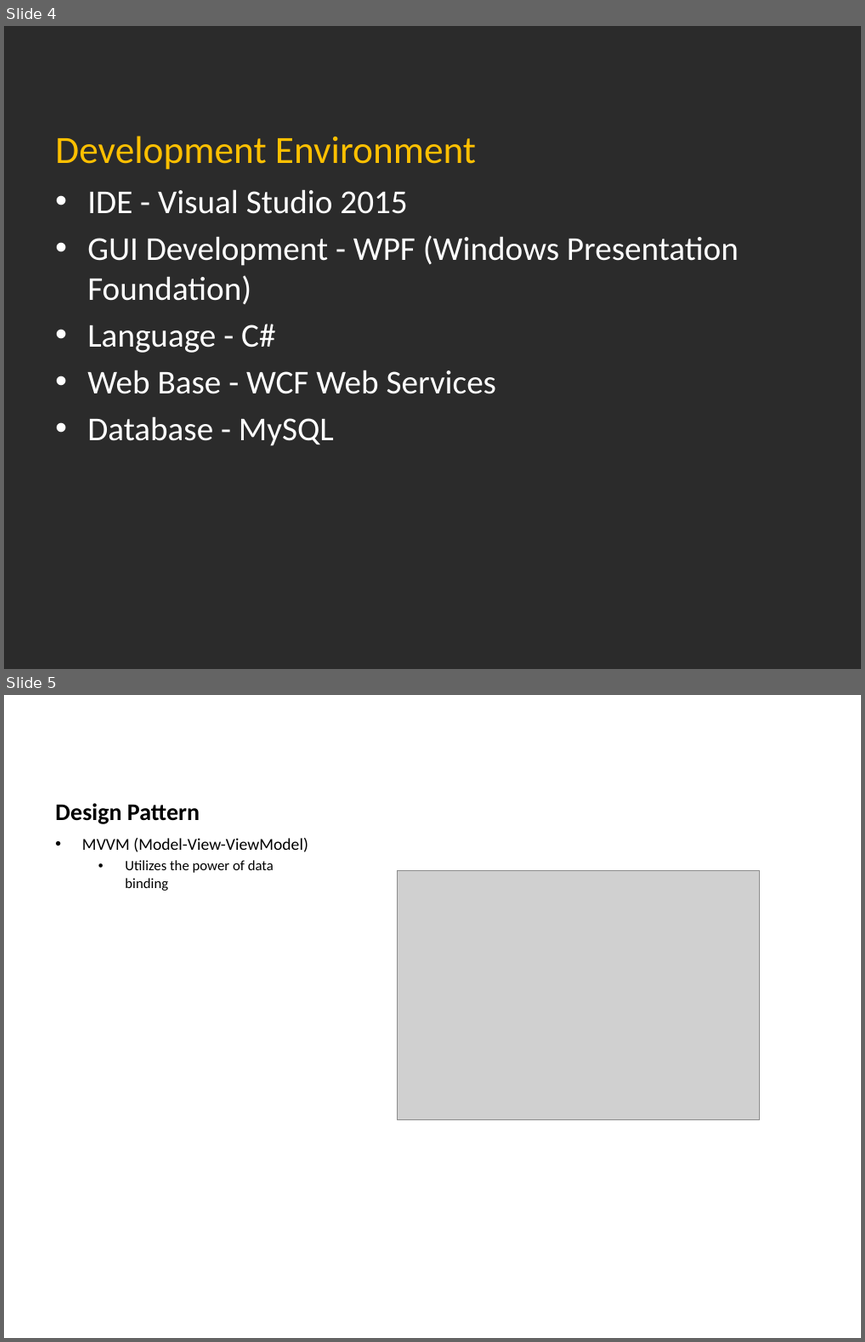
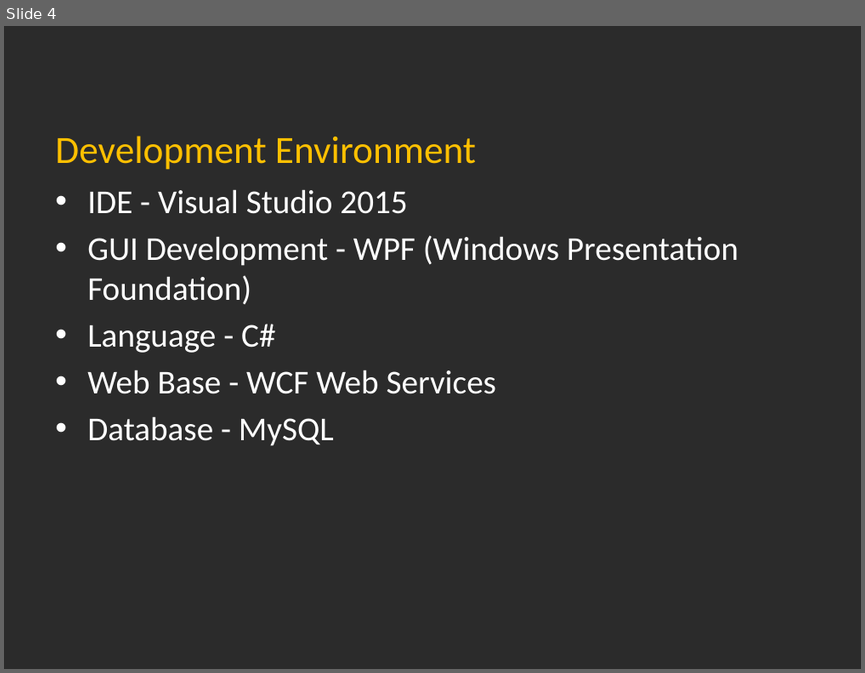
Before and after one commit to dc0059/CS499, a slide deck: Team11_Sprint1_Presentation.pptx. Shown one above the other, each under a label of ours: slides 4 and 5 before the commit, slide 4 after it. The pictures are 865x1342 and 865x673 pixels, drawn with LibreOffice and Linux fonts; fonts in the diff are those of the drawing; grey boxes stand for pictures; background and template pictures are left out; a plain dark background stands for a picture behind light text. Boxes give left, top, right and bottom in pixels: in the first picture for what was removed or moved away, otherwise in the second. Text is boxed around its words. In the diff, an @@ line names an element or a change of style, - is before the commit and + after.

```diff
--- a/Team11_Sprint1_Presentation.pptx
+++ b/Team11_Sprint1_Presentation.pptx
@@ slide 5 removed at [4, 695, 861, 1338], background picture (left out) @@
@@ title removed at [55, 803, 200, 824] @@
-Design Pattern
@@ text removed at [82, 838, 308, 891] @@
-• MVVM (Model-View-ViewModel)
-  • Utilizes the power of data binding
@@ picture removed at [398, 871, 760, 1120] @@
```
Also in this commit, not shown: 1 slide changed, 3 slides added, 2 other files.
